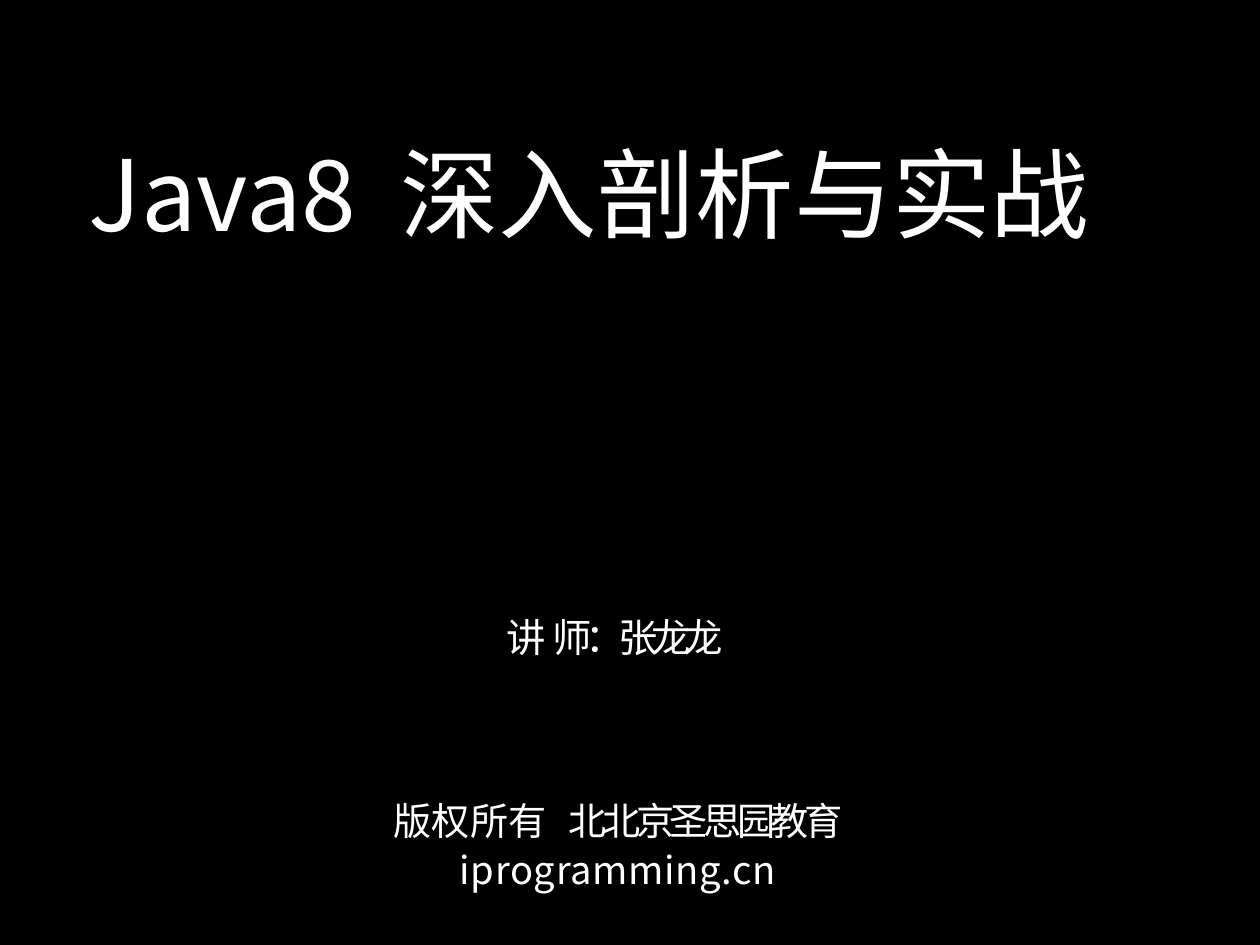
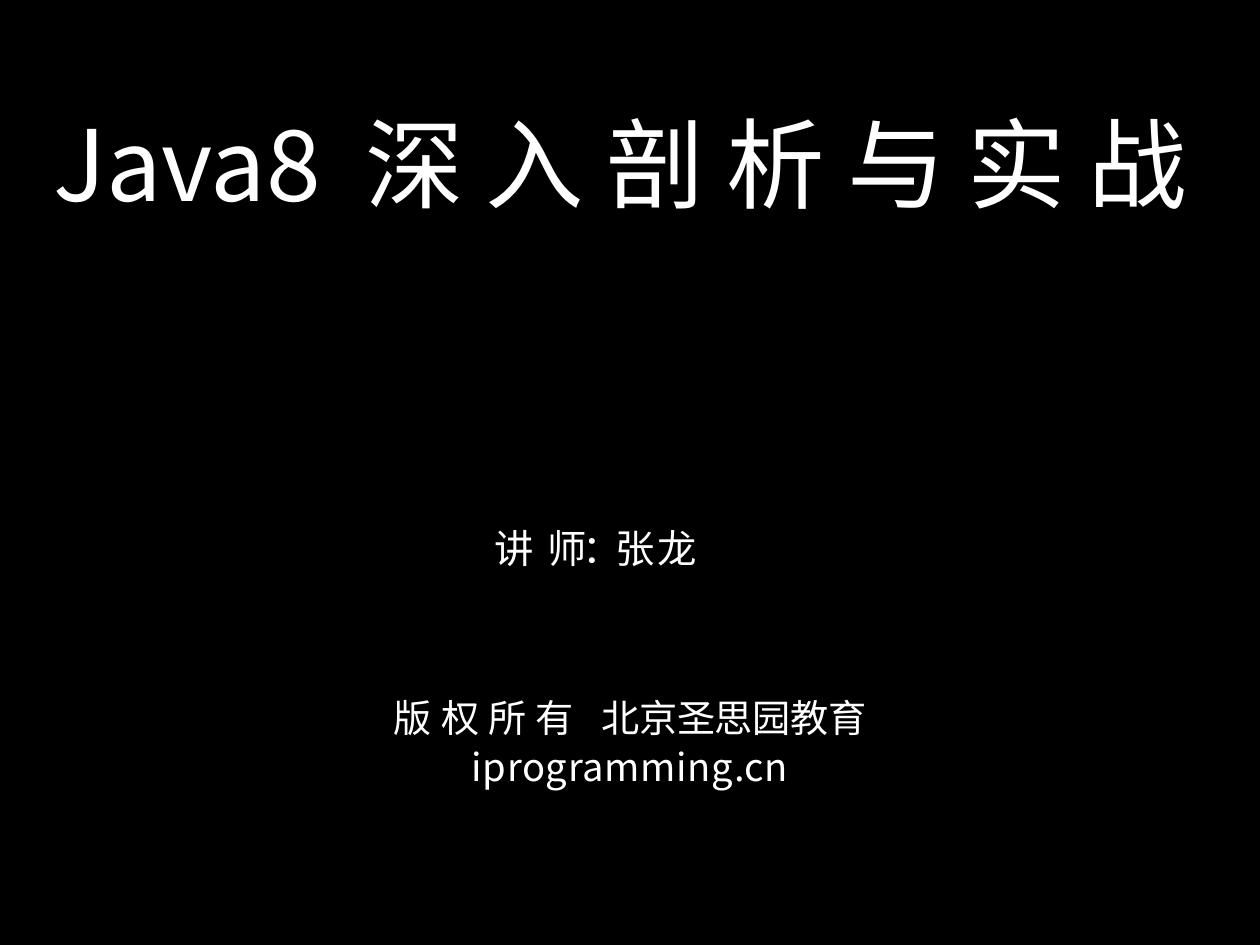
Before and after one commit to ProSayJ/springbootstudy, a slide deck: slide 1 of doc/ppt/读书笔记/Java 8深入剖析与实战.pptx. Drawn at 1260x945 pixels with LibreOffice and Linux fonts; fonts in the diff are those of the drawing. Boxes give left, top, right and bottom in pixels: in the first picture for what was removed or moved away, otherwise in the second. Text is boxed around its words. In the diff, an @@ line names an element or a change of style, - is before the commit and + after.

```diff
--- a/doc/ppt/读书笔记/Java 8深入剖析与实战.pptx
+++ b/doc/ppt/读书笔记/Java 8深入剖析与实战.pptx
@@ title at bbox=[54, 117, 1186, 209]: text changed; font Noto Sans CJK SC to Noto Sans CJK JP @@
-Java8 深入剖析与实战
+Java8 深 入 剖 析 与 实 战
@@ text at bbox=[495, 530, 697, 566]: text changed; font Noto Sans CJK SC to Noto Sans CJK JP @@
-讲 师：张⻰龙
+讲 师 ：张 龙
@@ text "版 权 所 有 北 ...": place and size @@
-text "版 权 所 有 北 ..." at bbox=[393, 802, 843, 894]
+text "版 权 所 有 北 ..." at bbox=[394, 699, 866, 791]
@@ text at bbox=[394, 699, 866, 735]: text changed; font Noto Sans CJK SC to Noto Sans CJK JP @@
-版权所有 北北京圣思园教育
+版 权 所 有 北 京 圣 思 园 教 育
@@ text at bbox=[472, 751, 789, 791]: font Noto Sans CJK SC to Noto Sans CJK JP in "iprogramming.cn" @@
```
Also in this commit, not shown: 3 other slides changed, 5 other files.
